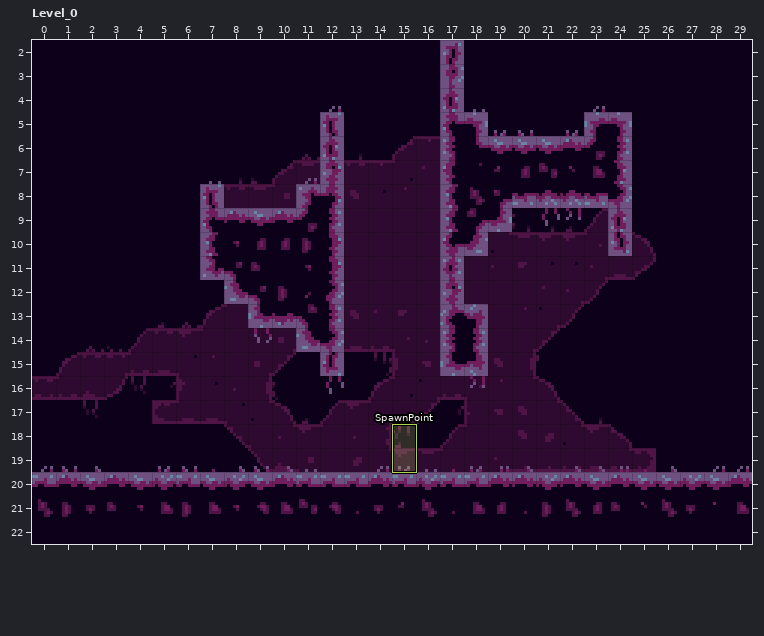
LDtk project: assets/worlds/lake.ldtk. Above is the file before it was changed.
Cells are 8x8 px. Shown: Level_0 x 0..29, y 2..22.
Once edited:
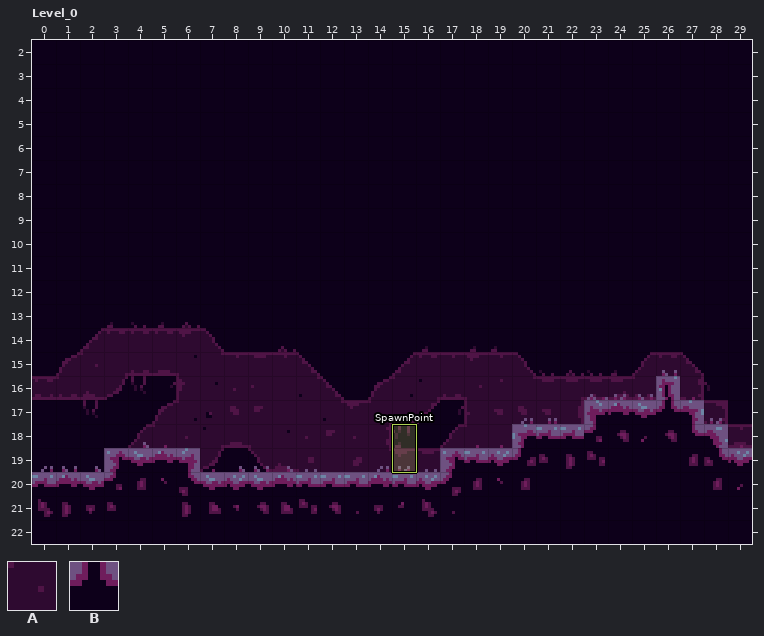
Key: from "LakeAmbience": A 1 "BackDirt"; from "LakePlatforms": B 1 "Dirt".
_ is an empty cell, . an unchanged one.
Change:
--- layer "LakeAmbience"
@@ x 2..29 @@
- 6 .............AAAA...........
- 7 ........AAAAAAAAAA..........
- 8 .....AAAAAAAAAAAAA..........
- 9 .....AAAAAAAAAAAAA...AA.....
-10 ......AAAAAAAAAAAAAAAAAA....
-11 .......A.AAAAAAAAAAAAAAA....
-12 ......AAAAAAAAAAAAAAAA......
-13 .....AAAAAAAAAAAAAAAA.......
-14 __....AAAAAAAAAAAAAA........
-15 ........._.............___..
-16 ........___.........______..
-17 ........._...............__.
-18 ..____....................__
-19 ..____......................
-20 ...__.......................
+ 6 .............____...........
+ 7 ........__________..........
+ 8 ....._____________..........
+ 9 ....._____________...__.....
+10 ......__________________....
+11 ......._._______________....
+12 ......________________......
+13 .....________________.......
+14 AA....______________........
+15 .........A.............AAA..
+16 ........AAA.........AAAAAA..
+17 .........A...............AA.
+18 ..AAAA....................AA
+19 ..AAAA......................
+20 ...AA.......................
--- layer "LakePlatforms"
@@ x 3..29 @@
- 2 ..............B............
- 3 ..............B............
- 4 ..............B............
- 5 .........B....BB....BB.....
- 6 .........B....BBBBBBBB.....
- 7 .........B....BBBBBBBB.....
- 8 ....B...BB....BBBBBBBB.....
- 9 ....BBBBBB....BBB....B.....
-10 ....BBBBBB....BB.....B.....
-11 ....BBB.BB....B............
-12 .....BBBBB....B............
-13 ......BBBB....BB...........
-14 ........BB....BB...........
-15 .........B....BB...........
-16 ......................._...
-17 ...................._____..
-18 ................._________.
-19 ____.........._____________
+ 2 .............._............
+ 3 .............._............
+ 4 .............._............
+ 5 ........._....__....__.....
+ 6 ........._....________.....
+ 7 ........._....________.....
+ 8 ...._...__....________.....
+ 9 ....______....___...._.....
+10 ....______....__....._.....
+11 ....___.__...._............
+12 ....._____...._............
+13 ......____....__...........
+14 ........__....__...........
+15 ........._....__...........
+16 .......................B...
+17 ....................BBBBB..
+18 .................BBBBBBBBB.
+19 BBBB..........BBBBBBBBBBBBB
